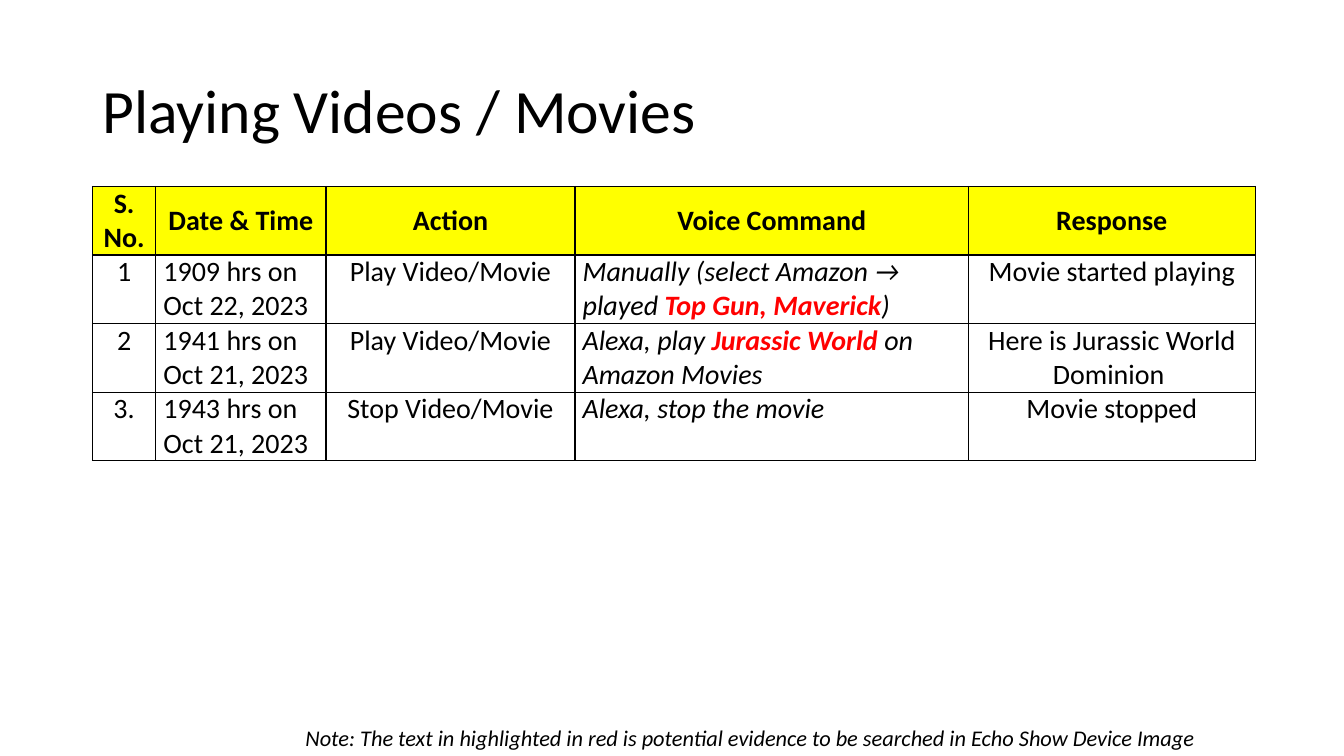
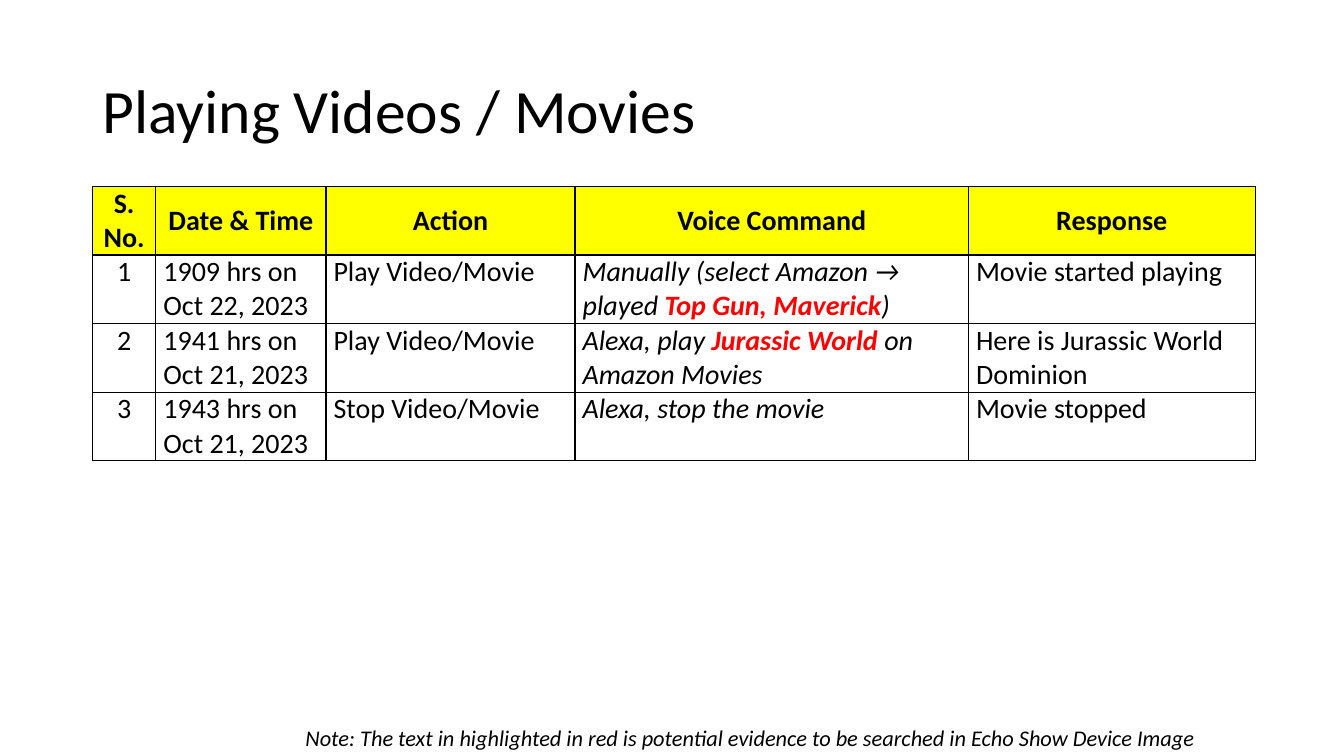
Before and after one commit to frankwxu/digital-forensics-lab, a slide deck: slide 10 of Echo_Device/ppts/1_Echo_Show_Evidence_Planting.pptx (slide 8 before the commit). Drawn at 1344x756 pixels with LibreOffice and Linux fonts; fonts in the diff are those of the drawing; background and template pictures are left out. Boxes give left, top, right and bottom in pixels: in the first picture for what was removed or moved away, otherwise in the second. Text is boxed around its words. In the diff, an @@ line names an element or a change of style, - is before the commit and + after.

```diff
--- a/Echo_Device/ppts/1_Echo_Show_Evidence_Planting.pptx
+++ b/Echo_Device/ppts/1_Echo_Show_Evidence_Planting.pptx
@@ table at <box>93,187,1255,461</box> @@
-row 4, column 1: 3.
+row 4, column 1: 3
@@ alignment centre to left @@
```
Also in this commit, not shown: 9 other slides changed, 3 slides added, 3 other files.
